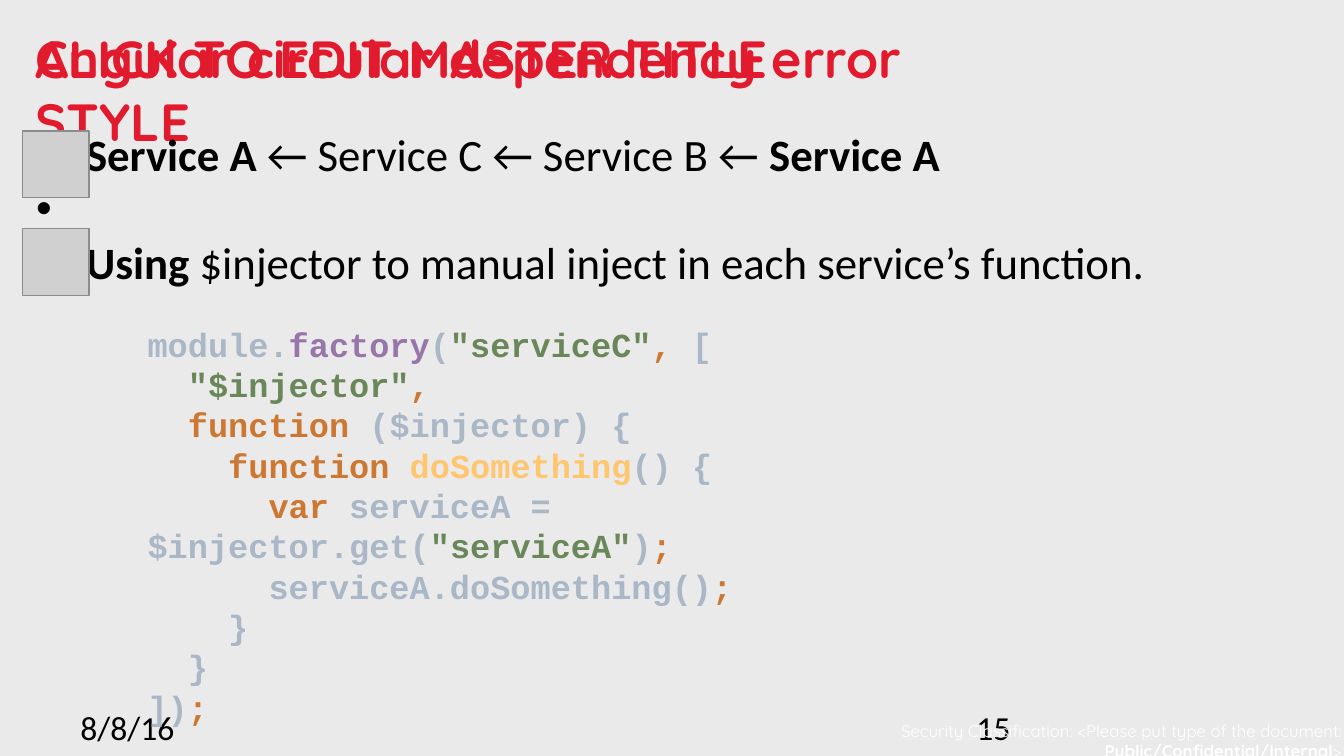
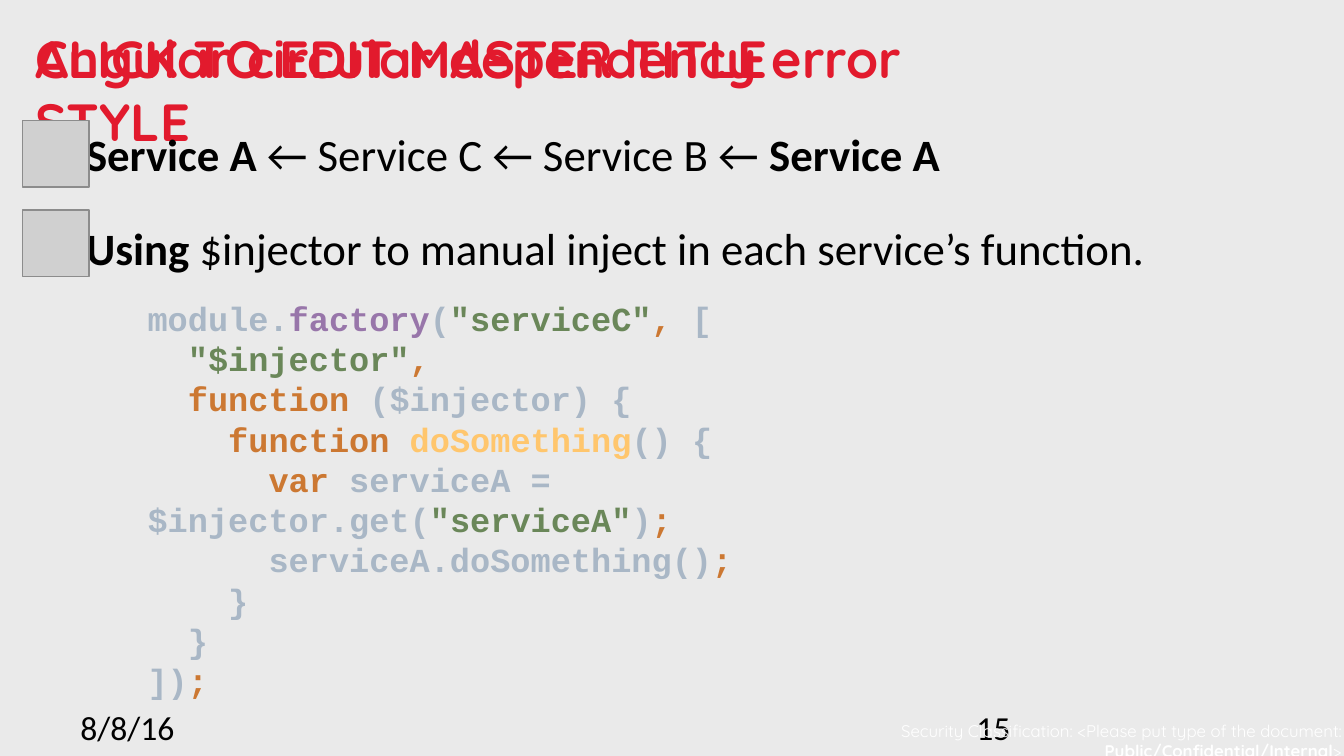
Before and after one commit to nnsan/angular_best_practice, a slide deck: slide 15 of Angular best practice.pptx. Drawn at 1344x756 pixels with LibreOffice and Linux fonts; fonts in the diff are those of the drawing; grey boxes stand for pictures; background and template pictures are left out. Boxes give left, top, right and bottom in pixels: in the first picture for what was removed or moved away, otherwise in the second. Text is boxed around its words. In the diff, an @@ line names an element or a change of style, - is before the commit and + after.

Commit message:
Style presentation file

```diff
--- a/Angular best practice.pptx
+++ b/Angular best practice.pptx
@@ text "Service A ← Service C ..." at (86, 134, 1144, 277): bullet • to none @@
@@ picture: place and size @@
-picture at (23, 130, 90, 198)
+picture at (23, 121, 90, 188)
@@ picture: place and size @@
-picture at (23, 228, 90, 296)
+picture at (23, 210, 90, 277)
@@ text "module.factory("serviceC", [": place and size @@
-text "module.factory("serviceC", [" at (148, 332, 733, 606)
+text "module.factory("serviceC", [" at (148, 306, 733, 579)
```
Also in this commit, not shown: 7 other slides changed.
